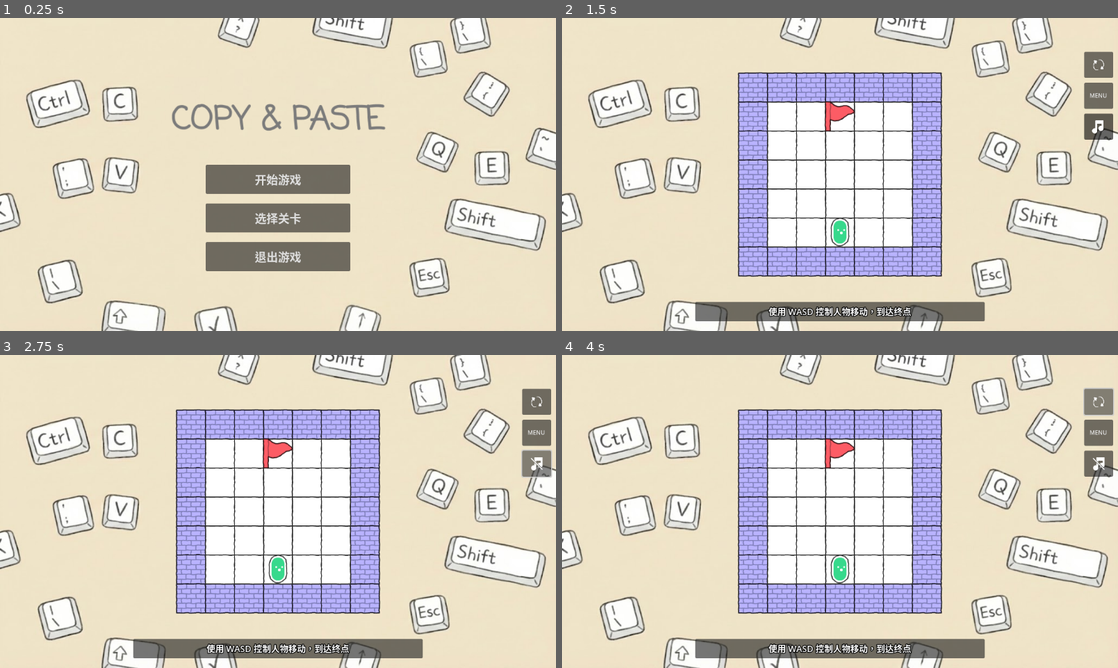
Above: before the commit, frames 1-4 (two rows, left to right).
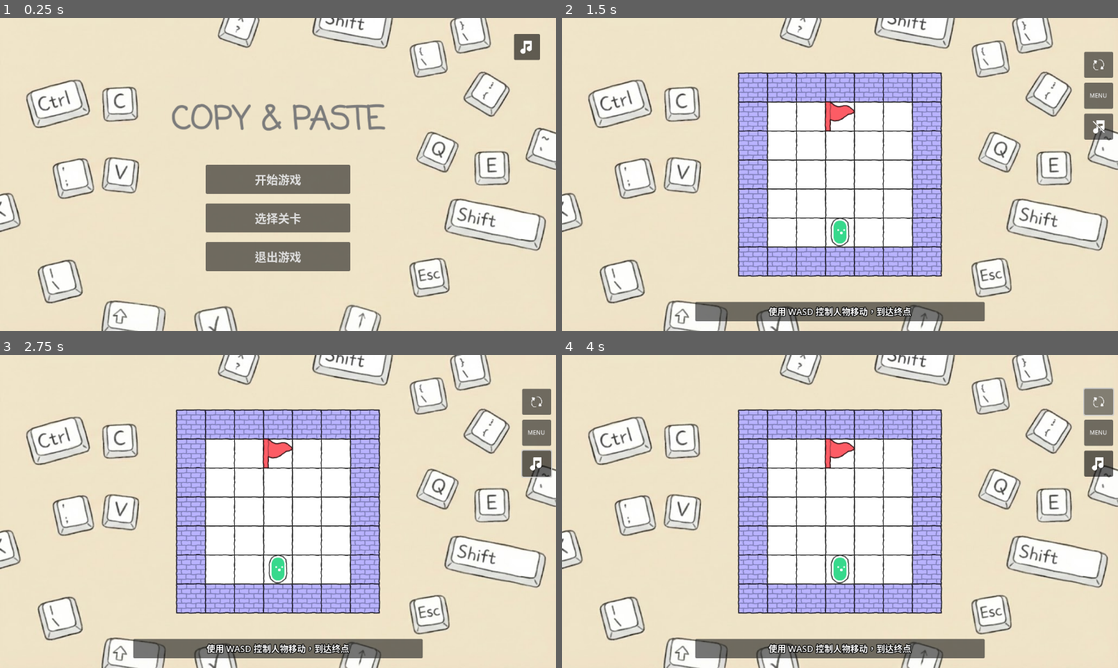
Above: after the commit, the same moments.

Repository: 494311870/jam-mask
Game: Godot game, scene res://scenes/main_menu.tscn
Two runs of this game, one before a commit and one after it. Both use one fixed random seed, a clock stepped at 60 frames per second and the inputs below.
Inputs (mouse positions are in pixels of both pictures, inside the frame that each line leads up to):
- Up to frame 1 (0.25 s): no input
- Up to frame 2 (1.5 s): click (1090, 46) at 0.52 s; click "开始游戏" at 1.25 s
- Up to frame 3 (2.75 s): click (539, 464) at 2 s
- Up to frame 4 (4 s): click (1101, 401) at 2.75 s; click (1101, 401) at 3.5 s

The runs differ from the first frame. In frame 1, 0.4% of the frame differs, in the area x 92-98%, y 5-14%; in frame 2, less than 0.1%; in frame 3, 0.4%; in frame 4, less than 0.1%.

Commit message:
feat: 背景声音全局播放，增加点击音效

Diff:
--- a/project.godot
+++ b/project.godot
@@ -17,6 +17,7 @@
 
 [autoload]
 
+AudioManager="*res://scripts/audio_manager.gd"
 GameManager="*res://scripts/game_manager.gd"
 
 [display]
--- a/scenes/main.tscn
+++ b/scenes/main.tscn
@@ -140,7 +140,3 @@
 horizontal_alignment = 1
 vertical_alignment = 1
 autowrap_mode = 3
-
-[node name="AudioStreamPlayer2D" type="AudioStreamPlayer2D" parent="."]
-stream = ExtResource("5_tbgi4")
-autoplay = true
--- a/scenes/main_menu.gd
+++ b/scenes/main_menu.gd
@@ -4,9 +4,14 @@
 signal level_selection_pressed
 signal quit_pressed
 
+const ICON_MUSIC_ON = preload("res://art/ui/Music-On.png")
+const ICON_MUSIC_OFF = preload("res://art/ui/Music-Off.png")
+
 @onready var btn_play: Button = %BtnPlay
 @onready var btn_levels: Button = %BtnLevels
 @onready var btn_quit: Button = %BtnQuit
+@onready var btn_audio: Button = %BtnAudio
+@onready var music_icon: TextureRect = %MusicIcon
 
 @onready var level_selection: CanvasLayer = $LevelSelection
 
@@ -14,6 +19,12 @@
 	btn_play.pressed.connect(_on_play_pressed)
 	btn_levels.pressed.connect(_on_levels_pressed)
 	btn_quit.pressed.connect(func(): get_tree().quit())
+
+	btn_audio.toggled.connect(_on_btn_audio_toggled)
+
+	# 初始化按钮状态
+	btn_audio.button_pressed = AudioManager.is_music_enabled
+	_update_audio_ui(AudioManager.is_music_enabled)
 
 	if level_selection:
 		level_selection.level_selected.connect(_on_level_selected)
@@ -32,3 +43,10 @@
 
 func _on_back_to_menu() -> void:
 	level_selection.hide()
+
+func _on_btn_audio_toggled(is_on: bool) -> void:
+	AudioManager.set_music_enabled(is_on)
+	_update_audio_ui(is_on)
+
+func _update_audio_ui(is_on: bool) -> void:
+	music_icon.texture = ICON_MUSIC_ON if is_on else ICON_MUSIC_OFF
--- a/scenes/main_menu.tscn
+++ b/scenes/main_menu.tscn
@@ -3,6 +3,7 @@
 [ext_resource type="Script" uid="uid://iff3dy2iwo2" path="res://scenes/main_menu.gd" id="1_menu"]
 [ext_resource type="Texture2D" uid="uid://dx8qu240ftl5e" path="res://art/背景图.png" id="2_bqqt6"]
 [ext_resource type="PackedScene" uid="uid://b8y7v8u8q4b6v" path="res://scenes/level_selection.tscn" id="2_levels"]
+[ext_resource type="Texture2D" uid="uid://bfd3yfqef0wpd" path="res://art/ui/Music-On.png" id="4_music_on"]
 
 [node name="MainMenu" type="CanvasLayer"]
 script = ExtResource("1_menu")
@@ -61,5 +62,51 @@
 theme_override_font_sizes/font_size = 24
 text = "退出游戏"
 
+[node name="Settings" type="Control" parent="."]
+layout_mode = 3
+anchors_preset = 1
+anchor_left = 1.0
+anchor_right = 1.0
+offset_left = -100.0
+offset_top = 20.0
+offset_right = -20.0
+offset_bottom = 100.0
+grow_horizontal = 0
+
+[node name="BtnAudio" type="Button" parent="Settings"]
+unique_name_in_owner = true
+custom_minimum_size = Vector2(54, 54)
+layout_mode = 1
+anchors_preset = 8
+anchor_left = 0.5
+anchor_top = 0.5
+anchor_right = 0.5
+anchor_bottom = 0.5
+offset_left = -27.0
+offset_top = -27.0
+offset_right = 27.0
+offset_bottom = 27.0
+grow_horizontal = 2
+grow_vertical = 2
+toggle_mode = true
+
+[node name="MusicIcon" type="TextureRect" parent="Settings/BtnAudio"]
+unique_name_in_owner = true
+layout_mode = 1
+anchors_preset = 8
+anchor_left = 0.5
+anchor_top = 0.5
+anchor_right = 0.5
+anchor_bottom = 0.5
+offset_left = -15.0
+offset_top = -13.5
+offset_right = 15.0
+offset_bottom = 13.5
+grow_horizontal = 2
+grow_vertical = 2
+texture = ExtResource("4_music_on")
+expand_mode = 1
+stretch_mode = 5
+
 [node name="LevelSelection" parent="." instance=ExtResource("2_levels")]
 visible = false
--- a/scenes/main_ui.gd
+++ b/scenes/main_ui.gd
@@ -16,8 +16,9 @@
 		btn_menu.pressed.connect(_on_btn_menu_pressed)
 	btn_audio.toggled.connect(_on_btn_audio_toggled)
 
-	# 初始化按钮状态
-	_on_btn_audio_toggled(btn_audio.button_pressed)
+	# 初始化按钮状态，从 AudioManager 获取当前状态
+	btn_audio.button_pressed = AudioManager.is_music_enabled
+	_update_audio_ui(AudioManager.is_music_enabled)
 
 func _on_btn_restart_pressed() -> void:
 	var main = get_tree().get_first_node_in_group("game_manager")
@@ -30,12 +31,10 @@
 		main.show_main_menu()
 
 func _on_btn_audio_toggled(is_on: bool) -> void:
-	var main = get_tree().get_first_node_in_group("game_manager")
-	if main:
-		var audio_player = main.get_node_or_null("AudioStreamPlayer2D") as AudioStreamPlayer2D
-		if audio_player:
-			audio_player.playing = is_on
+	AudioManager.set_music_enabled(is_on)
+	_update_audio_ui(is_on)
 
+func _update_audio_ui(is_on: bool) -> void:
 	music_icon.texture = ICON_MUSIC_ON if is_on else ICON_MUSIC_OFF
 
 func set_hint(text: String) -> void:
--- /dev/null
+++ b/scripts/audio_manager.gd
@@ -0,0 +1,65 @@
+extends Node
+
+## 全局音效管理器，用于跨场景音频播放和静音管理
+
+const BGM_PATH = "res://art/audio/DavidKBD - Tropical Pack - 03 - Heartbeats - Bossanova.ogg"
+const SFX_CLICK_PATH = "res://art/audio/se/Abstract2.mp3"
+
+var music_player: AudioStreamPlayer
+var sfx_player: AudioStreamPlayer
+var is_music_enabled: bool = true
+
+func _ready() -> void:
+	# 确保此节点可以跨场景存在
+	# process_mode = Node.PROCESS_MODE_ALWAYS
+
+	# 初始化 BGM 播放器
+	music_player = AudioStreamPlayer.new()
+	music_player.name = "BackgroundMusic"
+	music_player.volume_db = linear_to_db(0.5)
+	add_child(music_player)
+
+	var bgm_stream = load(BGM_PATH)
+	if bgm_stream:
+		music_player.stream = bgm_stream
+		music_player.autoplay = false
+
+	# 初始化 SFX 播放器
+	sfx_player = AudioStreamPlayer.new()
+	sfx_player.name = "SFXPlayer"
+	add_child(sfx_player)
+
+	var sfx_stream = load(SFX_CLICK_PATH)
+	if sfx_stream:
+		sfx_player.stream = sfx_stream
+
+	# 默认开始播放 BGM
+	play_music()
+
+func _input(event: InputEvent) -> void:
+	if event is InputEventMouseButton:
+		if event.button_index == MOUSE_BUTTON_LEFT and event.pressed:
+			play_click_sfx()
+
+func play_music() -> void:
+	if not music_player.playing and is_music_enabled:
+		music_player.play()
+
+func stop_music() -> void:
+	music_player.stop()
+
+func play_click_sfx() -> void:
+	if is_music_enabled and sfx_player:
+		sfx_player.play()
+
+func toggle_music() -> bool:
+	set_music_enabled(!is_music_enabled)
+	return is_music_enabled
+
+func set_music_enabled(enabled: bool) -> void:
+	is_music_enabled = enabled
+	if is_music_enabled:
+		if not music_player.playing:
+			music_player.play()
+	else:
+		music_player.stop()
Not shown, added: scripts/audio_manager.gd.uid
